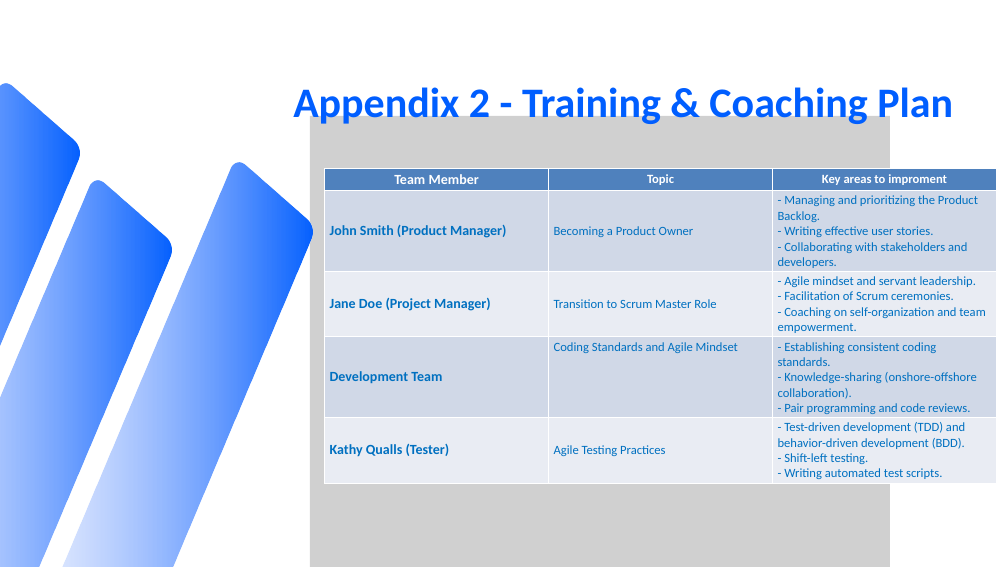
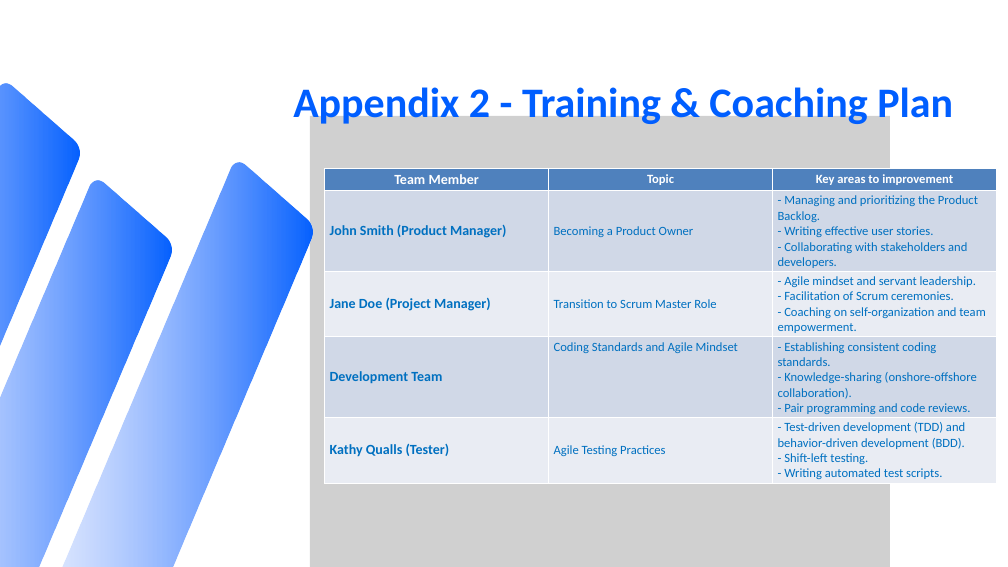
Before and after one commit to hailong17/Agile_Software_Development_UDACITY, a slide deck: slide 16 of Foundation/Submit/Onboarding the team.pptx. Drawn at 1008x567 pixels with LibreOffice and Linux fonts; fonts in the diff are those of the drawing; grey boxes stand for pictures. Boxes give left, top, right and bottom in pixels: in the first picture for what was removed or moved away, otherwise in the second. Text is boxed around its words. In the diff, an @@ line names an element or a change of style, - is before the commit and + after.

```diff
--- a/Foundation/Submit/Onboarding the team.pptx
+++ b/Foundation/Submit/Onboarding the team.pptx
@@ table at (325, 168, 996, 483) @@
-row 1, column 3: Key areas to improment
+row 1, column 3: Key areas to improvement
```
Also in this commit, not shown: 4 slides added, 2 other files.
